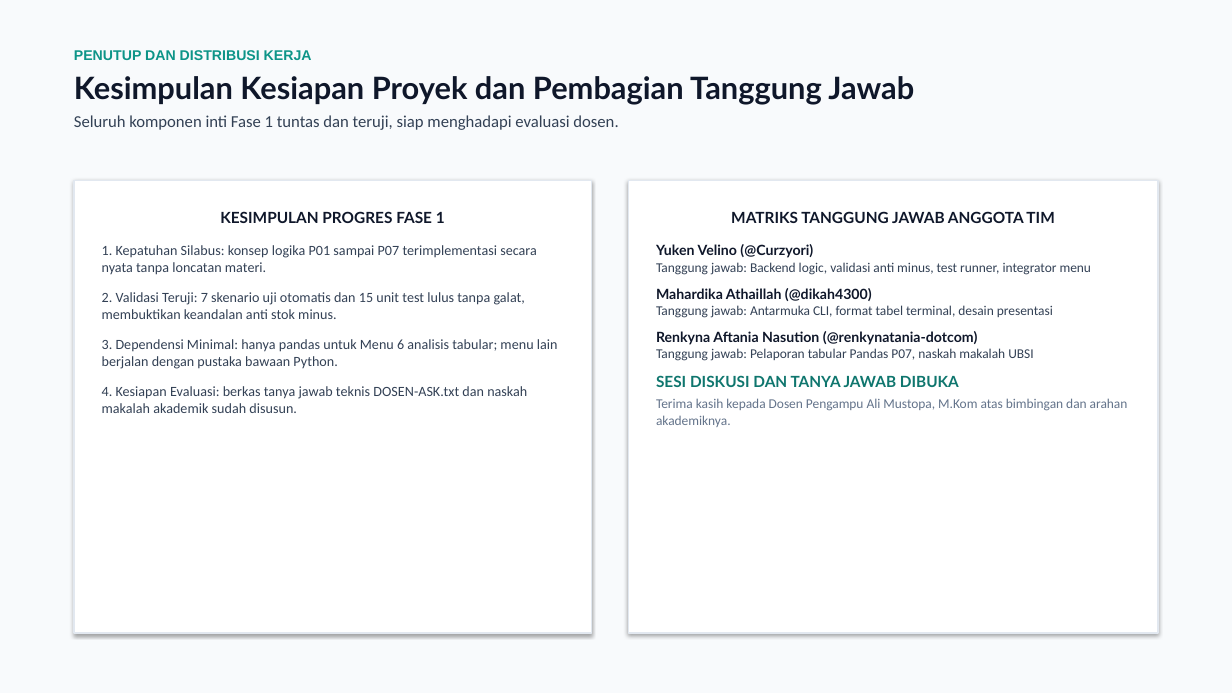
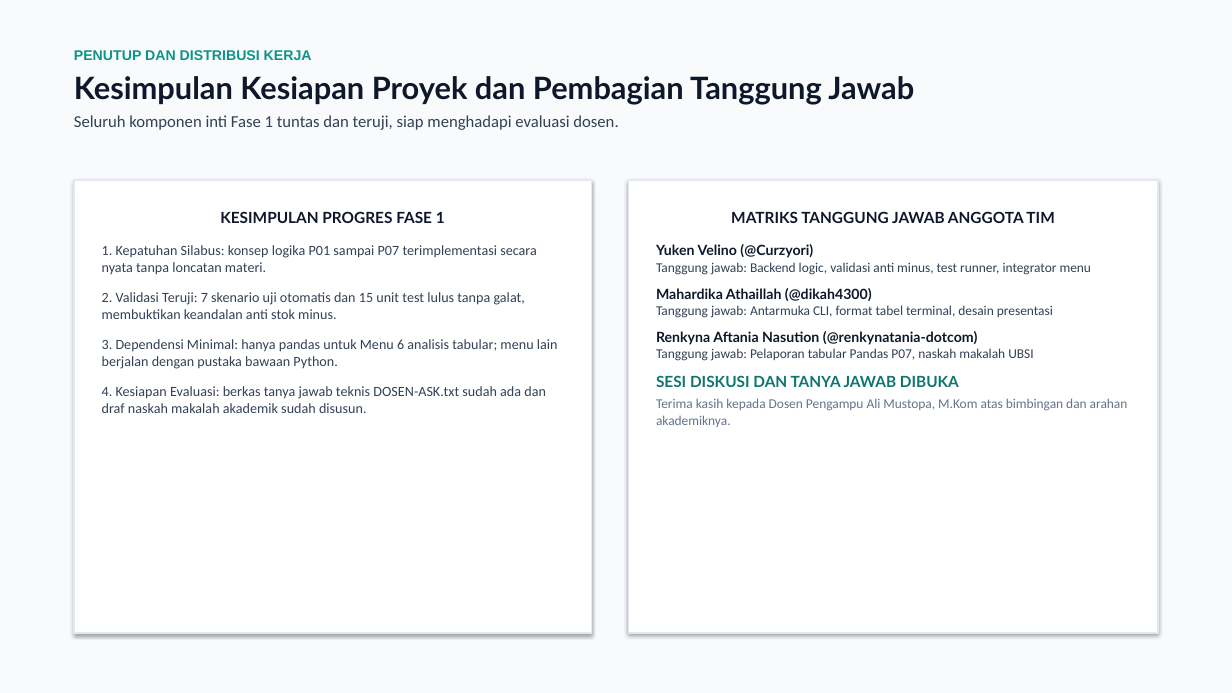
Before and after one commit to Curzyori/Stokku-Desktop, a slide deck: slide 14 of docs/presentasi/STOKKU_DESKTOP_PROGRES_P7.pptx. Drawn at 1232x693 pixels with LibreOffice and Linux fonts; fonts in the diff are those of the drawing. Boxes give left, top, right and bottom in pixels: in the first picture for what was removed or moved away, otherwise in the second. Text is boxed around its words. In the diff, an @@ line names an element or a change of style, - is before the commit and + after.

Commit message:
docs: perjelas cakupan sesi 2 dan tandai makalah sebagai draf

```diff
--- a/docs/presentasi/STOKKU_DESKTOP_PROGRES_P7.pptx
+++ b/docs/presentasi/STOKKU_DESKTOP_PROGRES_P7.pptx
@@ text in rectangle at <box>102,386,546,413</box>: text changed @@
-4. Kesiapan Evaluasi: berkas tanya jawab teknis DOSEN-ASK.txt dan naskah makalah akademik sudah disusun.
+4. Kesiapan Evaluasi: berkas tanya jawab teknis DOSEN-ASK.txt sudah ada dan draf naskah makalah akademik sudah disusun.
```
Also in this commit, not shown: 1 other slide changed, 5 other files.
